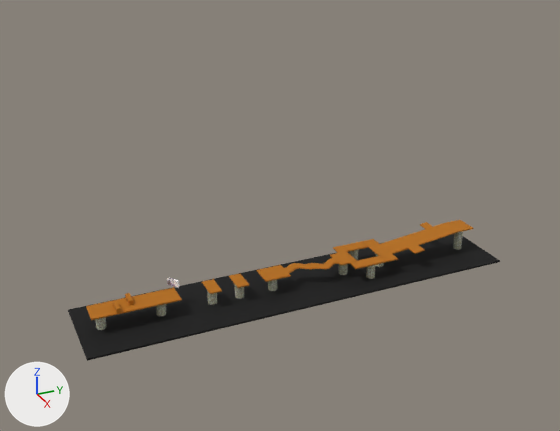
The FBX model TeamGame4/Assets/modeldata/Map.FBX, before and after one commit.
Rendered twice from a 50 mm camera at (65.7, -11.6, 39.4) aimed at (0.0, 18.0, 6.6). The lights are fixed; the arrows at lower left show +X, +Y and +Z. Where no turn or scale is listed for an object, it has been applied to the vertices.

The first picture shows 'Pillar001', 'Pillar002', 'Pillar003', 'Pillar004', 'Pillar005', 'Pillar007', 'Pillar008', 'Pillar010', 'floor001', 'floor003', 'floor005', 'undergrand'.
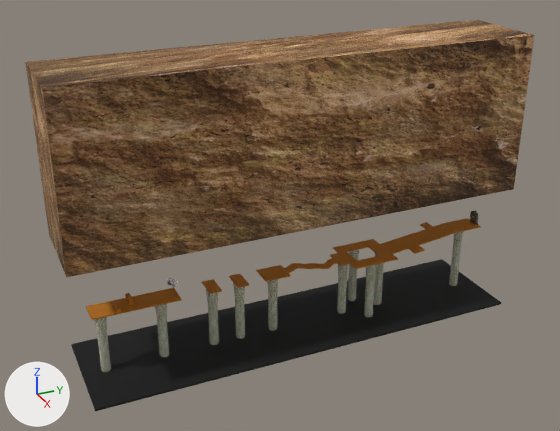
Changed parts and their boxes (x1, y1, x2, y2) in the pictures (560 x 431 px):
'Box004', added (brown)
    after: (25, 20, 534, 277)
'undergrand', moved, rescaled (20% taller)
    before: (68, 234, 500, 361)
    after: (71, 259, 501, 411)
'Pillar001', moved, rescaled
    before: (95, 317, 106, 330)
    after: (95, 317, 111, 372)
'Pillar002', moved, rescaled
    before: (156, 304, 166, 316)
    after: (155, 304, 169, 357)
'Pillar010', moved, rescaled
    before: (207, 290, 217, 305)
    after: (206, 289, 219, 345)
'Pillar003', moved, rescaled
    before: (234, 284, 244, 299)
    after: (233, 283, 245, 339)
'Pillar004', moved, rescaled
    before: (268, 280, 277, 291)
    after: (267, 279, 278, 331)
'Pillar008', moved, rescaled
    before: (366, 265, 376, 279)
    after: (364, 265, 377, 317)
'Pillar007', moved, rescaled
    before: (453, 231, 463, 249)
    after: (449, 231, 464, 286)
'Pillar005', moved, rescaled
    before: (339, 264, 348, 275)
    after: (337, 264, 348, 314)
'Pillar006', moved, rescaled
    before: (375, 253, 384, 267)
    after: (373, 253, 384, 305)
'Box006', added
    after: (473, 211, 479, 225)

The change, as a list of edits to the scene's bpy script:
```text
Add img_images_jpg:
    img_images_jpg = load_image('images.jpg', '../Texture/images.jpg', 510, 340, 'sRGB')
Add img_unitydoor_png:
    img_unitydoor_png = load_image('UnityDoor.png', '../Texture/UnityDoor.png', 1024, 1024, 'sRGB')
Add mat_material__32:
    mat_material__32 = principled_material('Material #32')
    mat_material__32.texture = img_images_jpg
    mat_material__32.roughness = 0.859
Add mat_material__36:
    mat_material__36 = principled_material('Material #36')
    mat_material__36.texture = img_unitydoor_png  # with its transparency
    mat_material__36.roughness = 0.859
Add me_mesh_023:
    me_mesh_023.from_pydata(...)  # 16 vertices, 28 faces; spans x -4.6..4.6, y -24.1..24.1, z 0.0..16.8
    me_mesh_023.materials.append(mat_material__32)  # picture img_images_jpg
Add me_mesh_025:
    me_mesh_025.from_pydata(...)  # 182 vertices, 360 faces; spans x -10.0..10.0, y -2.1..2.1, z 0.0..62.8
    me_mesh_025.materials.append(mat_material__36)  # picture img_unitydoor_png
Change ob_pillar007:
    ob_pillar007.location: (0.0, 40.69, -0.88) -> (0.0, 40.69, -4.22)
    ob_pillar007.scale: (0.0254, 0.0254, 0.0254) -> (0.0254, 0.0254, 0.0718)
Change ob_undergrand:
    ob_undergrand.location: (0.0, 19.88, -2.03) -> (0.0, 19.88, -6.91)
    ob_undergrand.scale: (0.0266, 0.0292, 0.0266) -> (0.0335, 0.0292, 0.0266)
Change ob_pillar008:
    ob_pillar008.location: (1.93, 27.9, -1.81) -> (1.93, 27.9, -6.7)
    ob_pillar008.scale: (0.0254, 0.0254, 0.0254) -> (0.0254, 0.0254, 0.0923)
Change ob_pillar003:
    ob_pillar003.location: (0.0, 13.33, -1.81) -> (0.0, 13.33, -6.7)
    ob_pillar003.scale: (0.0254, 0.0254, 0.0254) -> (0.0254, 0.0254, 0.0923)
Change ob_pillar005:
    ob_pillar005.location: (0.0, 25.53, -1.81) -> (0.0, 25.53, -6.7)
    ob_pillar005.scale: (0.0254, 0.0254, 0.0254) -> (0.0254, 0.0254, 0.0923)
Change ob_pillar006:
    ob_pillar006.location: (0.0, 30.17, -1.81) -> (0.0, 30.17, -6.7)
    ob_pillar006.scale: (0.0254, 0.0254, 0.0254) -> (0.0254, 0.0254, 0.0923)
Change ob_pillar004:
    ob_pillar004.location: (0.0, 17.11, -1.81) -> (0.0, 17.11, -6.7)
    ob_pillar004.scale: (0.0254, 0.0254, 0.0254) -> (0.0254, 0.0254, 0.0923)
Change ob_pillar001:
    ob_pillar001.location: (0.0, -1.08, -1.81) -> (0.0, -1.08, -6.7)
    ob_pillar001.scale: (0.0254, 0.0254, 0.0254) -> (0.0254, 0.0254, 0.0923)
Change ob_pillar002:
    ob_pillar002.location: (0.0, 4.95, -1.81) -> (0.0, 4.95, -6.7)
    ob_pillar002.scale: (0.0254, 0.0254, 0.0254) -> (0.0254, 0.0254, 0.0923)
Change ob_pillar010:
    ob_pillar010.location: (0.0, 10.36, -1.81) -> (0.0, 10.36, -6.7)
    ob_pillar010.scale: (0.0254, 0.0254, 0.0254) -> (0.0254, 0.0254, 0.0923)
Add ob_box004:
    ob_box004 = bpy.data.objects.new('Box004', me_mesh_023)
    ob_box004.location = (-0.16, 19.87, 6.71)
Add ob_box006:
    ob_box006 = bpy.data.objects.new('Box006', me_mesh_025)
    ob_box006.location = (0.39, 42.63, 0.98)
    ob_box006.rotation_euler = (-3.142, 0.0, 0.0)  # degrees (-180, 0, 0)
    ob_box006.scale = (-0.0292, -0.0608, -0.0254)
```
